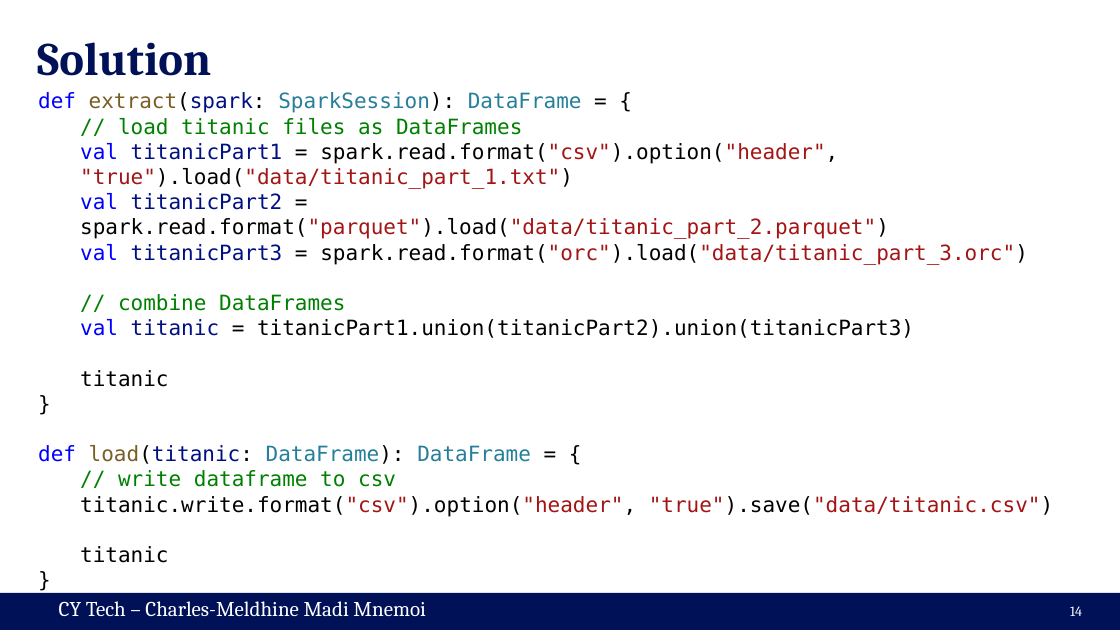
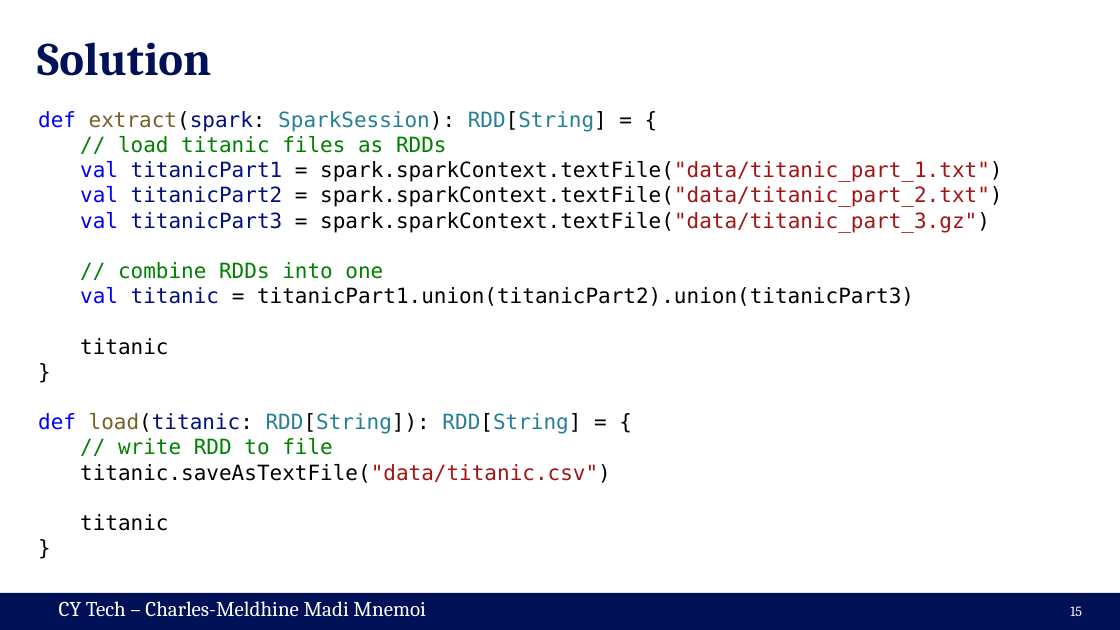
Before and after one commit to cmnemoi/cytech_sparks, a slide deck: slide 15 of presentation.pptx (slide 14 before the commit). Drawn at 1120x630 pixels with LibreOffice and Linux fonts; fonts in the diff are those of the drawing. Boxes give left, top, right and bottom in pixels: in the first picture for what was removed or moved away, otherwise in the second. Text is boxed around its words. In the diff, an @@ line names an element or a change of style, - is before the commit and + after.

```diff
--- a/presentation.pptx
+++ b/presentation.pptx
@@ text "def extract(spark: SparkSession): RDD[String] = ...": place and size @@
-text "def extract(spark: SparkSession): RDD[String] = ..." at (38, 92, 1053, 563)
+text "def extract(spark: SparkSession): RDD[String] = ..." at (38, 111, 1002, 531)
@@ text at (38, 111, 1002, 279): text changed; text colour #A31515 to #000000 @@
-def extract(spark: SparkSession): DataFrame = {
-  // load titanic files as DataFrames
-  val titanicPart1 = spark.read.format("csv").option("header", "true").load("data/titanic_part_1.txt")
-  val titanicPart2 = spark.read.format("parquet").load("data/titanic_part_2.parquet")
-  val titanicPart3 = spark.read.format("orc").load("data/titanic_part_3.orc")
-  // combine DataFrames
+def extract(spark: SparkSession): RDD[String] = {
+  // load titanic files as RDDs
+  val titanicPart1 = spark.sparkContext.textFile("data/titanic_part_1.txt")
+  val titanicPart2 = spark.sparkContext.textFile("data/titanic_part_2.txt")
+  val titanicPart3 = spark.sparkContext.textFile("data/titanic_part_3.gz")
+  // combine RDDs into one
@@ text at (38, 413, 611, 483): text changed @@
-def load(titanic: DataFrame): DataFrame = {
-  // write dataframe to csv
-  titanic.write.format("csv").option("header", "true").save("data/titanic.csv")
+def load(titanic: RDD[String]): RDD[String] = {
+  // write RDD to file
+  titanic.saveAsTextFile("data/titanic.csv")
@@ page number at (1070, 606, 1082, 616): text changed @@
-14
+15
```
Also in this commit, not shown: 5 other slides changed, 1 slide added.
